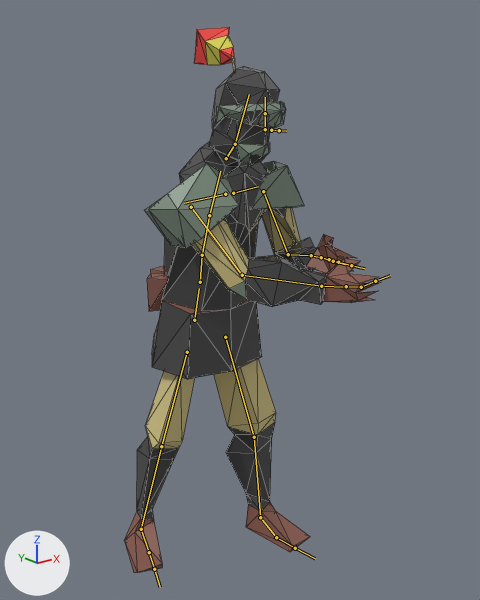
Renders of the FBX model Assets/Model/desiFiter.fbx from each side of a commit.
Before and after are seen from a camera (50 mm lens) standing at (-0.976, -1.388, 1.188) and looking at (0.047, -0.108, 0.676). The lights are fixed; the arrows at lower left show +X, +Y and +Z. Both versions are drawn at frame 1 of the action 'Fiter|metarigDown|metarigDown|metarigAction.002'; the numbers are the values there. The bones that bend it are drawn over the model as lines. Mesh edges are drawn as thin lines.

Names of what the first picture shows: 'MeshDown.002'.
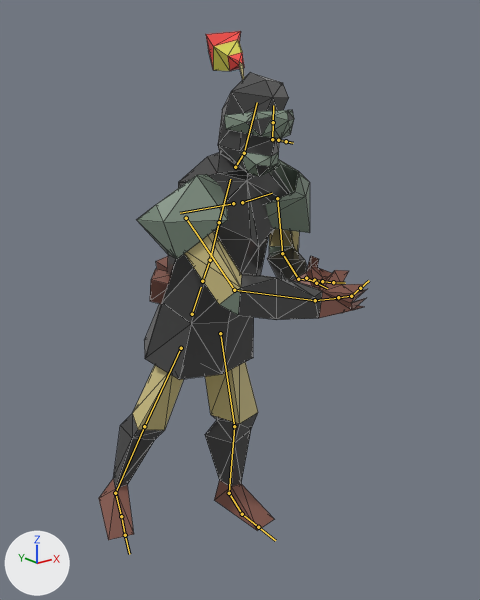
Edits to the bpy script that builds the scene:
```text
Change bone_spine:
    where bone_spine = bpy.data.objects['Fiter'].pose.bones['spine']
    bone_spine.location: (0.0, -0.059, 0.023) -> (0.0, -0.048, 0.007)
    bone_spine.rotation_quaternion: (1.0, 0.0, 0.0, 0.0) -> (0.994, 0.11, 0.0, 0.0)  # degrees (0, 0, 0) -> degrees (13, 0, 0)
Change bone_spine_001:
    where bone_spine_001 = bpy.data.objects['Fiter'].pose.bones['spine.001']  # child of 'spine'
    bone_spine_001.rotation_quaternion: (1.0, 0.016, 0.0, 0.0) -> (0.994, 0.103, 0.01, -0.023)  # degrees (2, 0, 0) -> degrees (12, 1, -2)
Change bone_spine_002:
    where bone_spine_002 = bpy.data.objects['Fiter'].pose.bones['spine.002']  # child of 'spine.001'
    bone_spine_002.rotation_quaternion: (0.987, 0.158, 0.0, 0.0) -> (1.0, 0.012, 0.02, 0.004)  # degrees (18, 0, 0) -> degrees (1, 2, 0)
Change bone_spine_003:
    where bone_spine_003 = bpy.data.objects['Fiter'].pose.bones['spine.003']  # child of 'spine.002'
    bone_spine_003.rotation_quaternion: (0.999, 0.038, 0.0, 0.0) -> (1.0, 0.018, 0.011, -0.007)  # degrees (4, 0, 0) -> degrees (2, 1, -1)
Change bone_spine_004:
    where bone_spine_004 = bpy.data.objects['Fiter'].pose.bones['spine.004']  # child of 'spine.003'
    bone_spine_004.rotation_quaternion: (1.0, 0.0, 0.0, 0.0) -> (1.0, -0.012, -0.003, 0.002)  # degrees (0, 0, 0) -> degrees (-1, 0, 0)
Change bone_spine_005:
    where bone_spine_005 = bpy.data.objects['Fiter'].pose.bones['spine.005']  # child of 'spine.004'
    bone_spine_005.rotation_quaternion: (1.0, 0.0, 0.0, 0.0) -> (1.0, -0.012, -0.004, 0.001)  # degrees (0, 0, 0) -> degrees (-1, 0, 0)
Change bone_shoulder_l:
    where bone_shoulder_l = bpy.data.objects['Fiter'].pose.bones['shoulder.L']  # child of 'spine.003'
    bone_shoulder_l.rotation_quaternion: (0.923, 0.005, -0.104, -0.371) -> (0.947, -0.018, -0.099, -0.305)  # degrees (5, -11, -44) -> degrees (2, -11, -36)
Change bone_upper_arm_l:
    where bone_upper_arm_l = bpy.data.objects['Fiter'].pose.bones['upper_arm.L']  # child of 'shoulder.L'
    bone_upper_arm_l.rotation_quaternion: (0.698, 0.415, -0.217, -0.541) -> (0.698, 0.43, -0.213, -0.532)  # degrees (55, 8, -71) -> degrees (57, 9, -70)
Change bone_forearm_l:
    where bone_forearm_l = bpy.data.objects['Fiter'].pose.bones['forearm.L']  # child of 'upper_arm.L'
    bone_forearm_l.rotation_quaternion: (0.924, 0.353, -0.11, -0.1) -> (0.917, 0.33, -0.034, -0.223)  # degrees (43, -8, -15) -> degrees (38, 5, -26)
Change bone_hand_l:
    where bone_hand_l = bpy.data.objects['Fiter'].pose.bones['hand.L']  # child of 'forearm.L'
    bone_hand_l.rotation_quaternion: (0.991, 0.103, 0.023, 0.087) -> (0.992, 0.065, 0.029, -0.107)  # degrees (12, 2, 10) -> degrees (7, 4, -12)
Change bone_upper_arm_r:
    where bone_upper_arm_r = bpy.data.objects['Fiter'].pose.bones['upper_arm.R']  # child of 'shoulder.R'
    bone_upper_arm_r.rotation_quaternion: (0.879, 0.261, 0.11, 0.383) -> (0.88, 0.127, -0.062, 0.453)  # degrees (33, 0, 47) -> degrees (10, -13, 53)
Change bone_forearm_r:
    where bone_forearm_r = bpy.data.objects['Fiter'].pose.bones['forearm.R']  # child of 'upper_arm.R'
    bone_forearm_r.rotation_quaternion: (0.426, 0.418, 0.474, 0.648) -> (0.399, 0.484, 0.429, 0.651)  # degrees (78, -8, 107) -> degrees (80, -17, 103)
Change bone_hand_r:
    where bone_hand_r = bpy.data.objects['Fiter'].pose.bones['hand.R']  # child of 'forearm.R'
    bone_hand_r.rotation_quaternion: (0.783, 0.122, -0.564, -0.232) -> (0.799, 0.294, -0.524, -0.031)  # degrees (54, -56, -63) -> degrees (61, -55, -39)
Change bone_weapon:
    where bone_weapon = bpy.data.objects['Fiter'].pose.bones['Weapon']  # child of 'hand.R'
    bone_weapon.rotation_quaternion: (0.994, 0.108, -0.005, 0.015) -> (1.0, 0.0, 0.0, 0.0)  # degrees (12, -1, 2) -> degrees (0, 0, 0)
```

Boxes (x1, y1, x2, y2) around the edits, measured in the pictures (480 x 600 px):
'MeshDown.002', posed (7% shorter): before (125, 27, 379, 573); after (99, 31, 367, 540)
bone 'spine', root to tip: before (194, 320) to (199, 288); after (192, 314) to (201, 287)
bone 'spine.001', root to tip: before (200, 282) to (202, 255); after (202, 281) to (210, 260)
bone 'spine.002', root to tip: before (202, 255) to (209, 215); after (210, 260) to (219, 222)
bone 'spine.003', root to tip: before (209, 215) to (220, 171); after (219, 222) to (230, 179)
bone 'spine.004', root to tip: before (226, 158) to (235, 144); after (235, 167) to (244, 153)
bone 'spine.005', root to tip: before (235, 144) to (249, 94); after (244, 153) to (257, 102)
bone 'shoulder.L', root to tip: before (225, 194) to (184, 203); after (233, 203) to (180, 213)
bone 'upper_arm.L', root to tip: before (191, 207) to (242, 275); after (186, 218) to (234, 290)
bone 'forearm.L', root to tip: before (242, 275) to (321, 286); after (234, 290) to (315, 300)
bone 'hand.L', root to tip: before (321, 286) to (346, 287); after (315, 300) to (338, 298)
bone 'upper_arm.R', root to tip: before (263, 191) to (288, 254); after (277, 198) to (282, 253)
bone 'forearm.R', root to tip: before (288, 254) to (311, 255); after (282, 253) to (298, 279)
bone 'hand.R', root to tip: before (311, 255) to (327, 259); after (298, 279) to (313, 280)
bone 'Weapon', root to tip: before (321, 257) to (333, 261); after (306, 278) to (316, 283)
